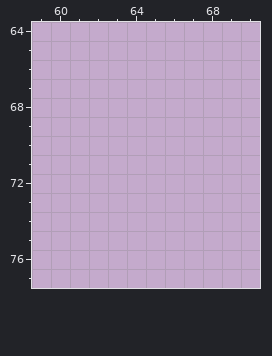
Edited in one commit: pixel-art file (assets/gfx/assets main file.ase). Above is the file before it was changed.
707x100 pixels, 1 frame. Colours within 5 levels of each other are drawn and written as one. Shown: x 59..70, y 64..77. The commit also changed other parts of the picture, which this record leaves out.
Once edited:
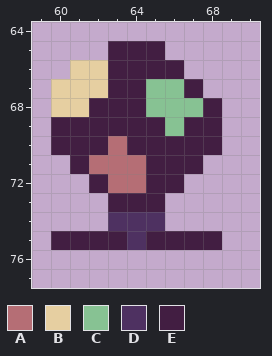
Palette (. is transparent): A #b56e75  B #e6cfa1  C #87c293  D #4e3161  E #421e42
What changed:
layer "Layer 21" added
Layer "Layer 21":
The author put colour A in row 70 at x 63; in row 71 at x 62 to 64; in row 72 at x 63 to 64.
The author put colour B in row 66 at x 61 to 62; in row 67 at x 60 to 62; in row 68 at x 60 to 61.
The author put colour C in row 67 at x 65 to 66; in row 68 at x 65 to 67; in row 69 at x 66.
The author put colour D in row 74 at x 63 to 65; in row 75 at x 64.
The author put colour E in row 65 at x 63 to 65; in row 66 at x 63 to 66; in row 67 at x 63 to 64 and 67; in row 68 at x 62 to 64 and 68; in row 69 at x 60 to 65 and 67 to 68; in row 70 at x 60 to 62 and 64 to 68.
The author put colour E in row 71 at x 61 and 65 to 67; in row 72 at x 62 and 65 to 66; in row 73 at x 63 to 65; in row 75 at x 60 to 63 and 65 to 68.
Where, in picture pixels (left, top, right, bottom), the same in both pictures:
added: (51, 41, 222, 250)
